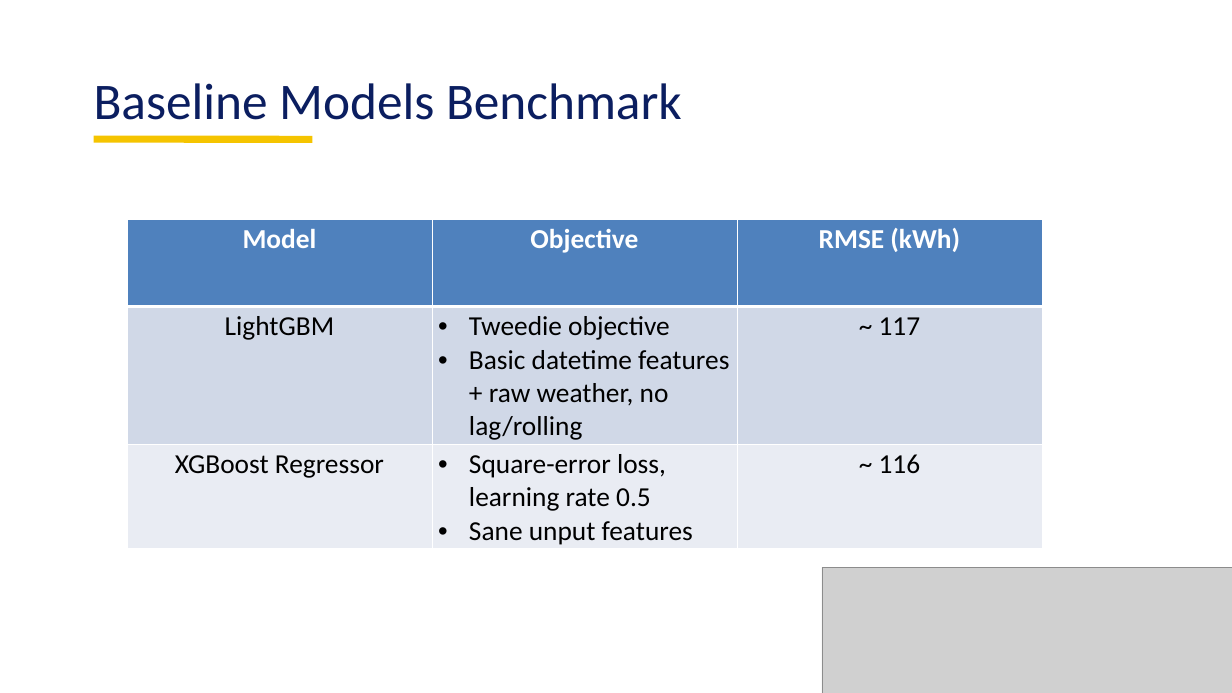
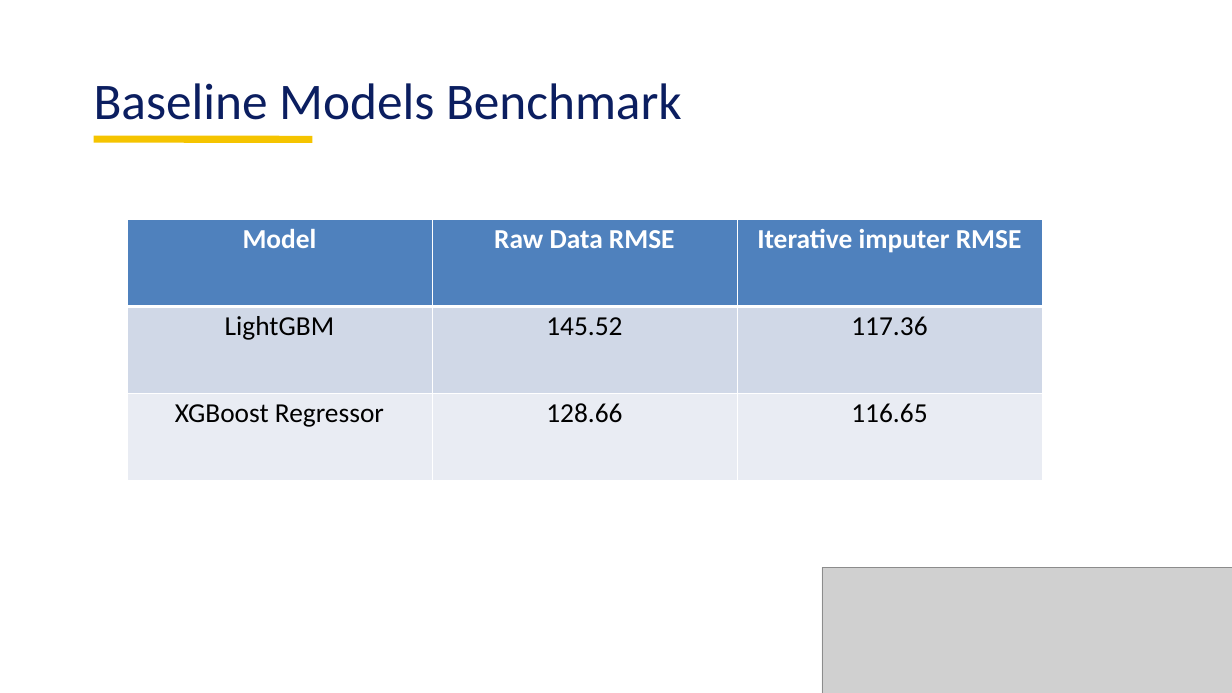
Before and after one commit to ss7172/MLforClimate, a slide deck: slide 13 of MlforClimate.pptx. Drawn at 1232x693 pixels with LibreOffice and Linux fonts; fonts in the diff are those of the drawing; grey boxes stand for pictures. Boxes give left, top, right and bottom in pixels: in the first picture for what was removed or moved away, otherwise in the second. Text is boxed around its words. In the diff, an @@ line names an element or a change of style, - is before the commit and + after.

```diff
--- a/MlforClimate.pptx
+++ b/MlforClimate.pptx
@@ table at [127,219,1042,480] @@
-row 1, column 2: Objective
+row 1, column 2: Raw Data RMSE
-row 1, column 3: RMSE (kWh)
+row 1, column 3: Iterative imputer RMSE
-row 2, column 2: Tweedie objective / Basic datetime features + raw weather, no lag/rolling
+row 2, column 2: 145.52
-row 2, column 3: ~ 117
+row 2, column 3: 117.36
-row 3, column 2: Square-error loss, learning rate 0.5 / Sane unput features
+row 3, column 2: 128.66
-row 3, column 3: ~ 116
+row 3, column 3: 116.65
```
Also in this commit, not shown: 6 other files.
